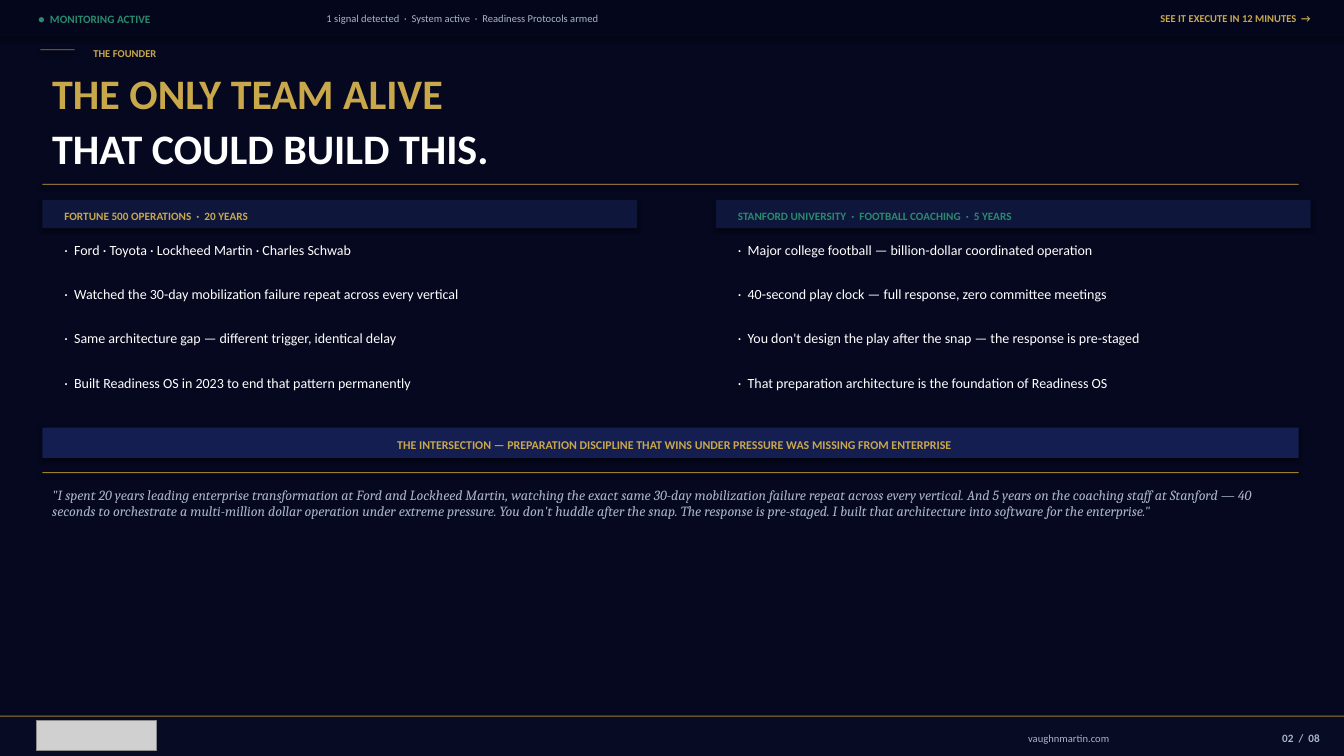
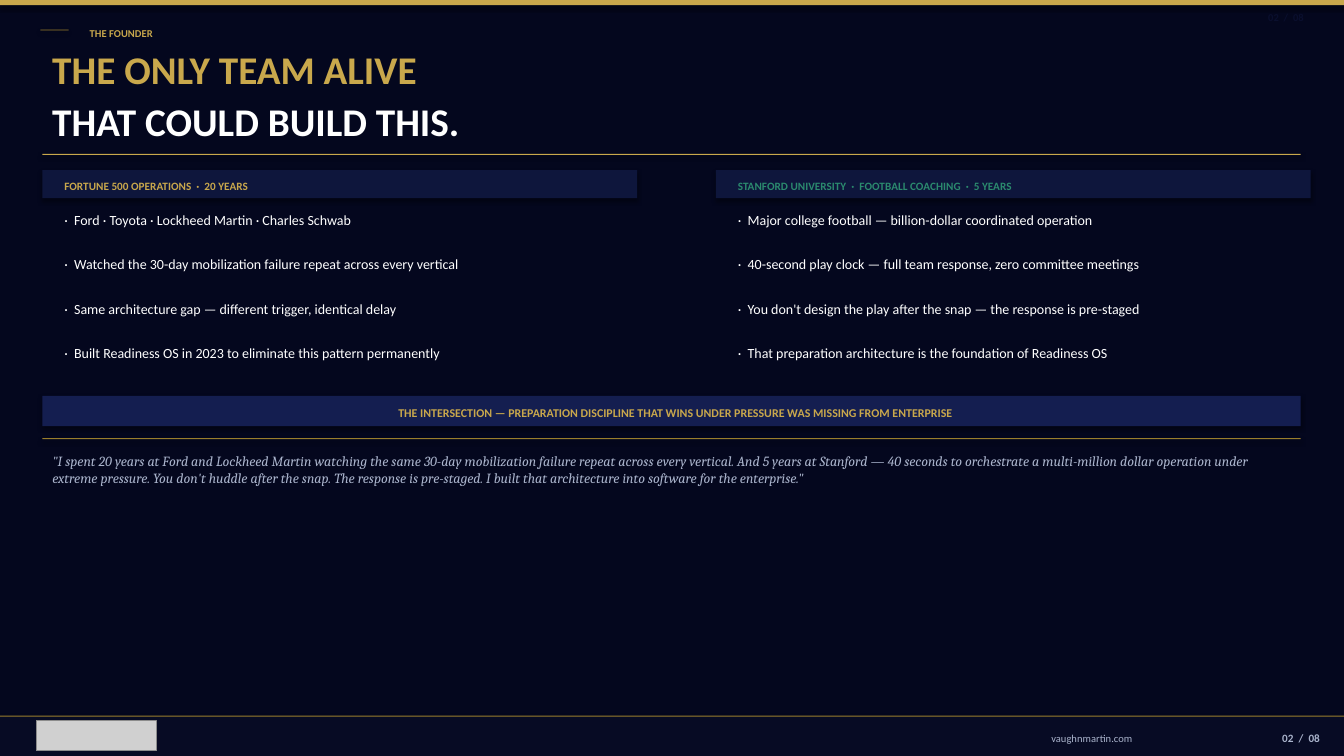
Before and after one commit to mbrunke18/CodePlatform1, a slide deck: slide 3 of attached_assets/VaughnMartin-Investor-Deck-v13-final.pptx. Drawn at 1344x756 pixels with LibreOffice and Linux fonts; fonts in the diff are those of the drawing; grey boxes stand for pictures; background and template pictures are left out. Boxes give left, top, right and bottom in pixels: in the first picture for what was removed or moved away, otherwise in the second. Text is boxed around its words. In the diff, an @@ line names an element or a change of style, - is before the commit and + after.

```diff
--- a/attached_assets/VaughnMartin-Investor-Deck-v13-final.pptx
+++ b/attached_assets/VaughnMartin-Investor-Deck-v13-final.pptx
@@ rectangle at [0, 0, 1344, 756]: fill #05081E to #04071E @@
@@ rectangle: place and size @@
-rectangle at [0, 0, 1344, 36]
+rectangle at [0, 0, 1344, 5]
@@ rectangle at [0, 0, 1344, 5]: fill #04071C to #C9A84C @@
@@ text added at [0, 6, 1314, 24], 7.5 pt, text #0A0F2E, bold @@
+02 / 08
@@ rectangle: place and size @@
-rectangle at [40, 49, 75, 50]
+rectangle at [40, 29, 69, 30]
@@ text removed at [50, 15, 150, 23] @@
-● MONITORING ACTIVE
@@ text "THE FOUNDER": place and size @@
-text "THE FOUNDER" at [93, 50, 157, 57]
+text "THE FOUNDER" at [90, 30, 153, 37]
@@ text removed at [326, 14, 598, 24] @@
-1 signal detected · System active · Readiness Protocols armed
@@ text removed at [1160, 15, 1296, 22] @@
-SEE IT EXECUTE IN 12 MINUTES →
@@ text "THE ONLY TEAM ALIVE": place and size @@
-text "THE ONLY TEAM ALIVE" at [52, 81, 443, 110]
+text "THE ONLY TEAM ALIVE" at [52, 58, 417, 85]
@@ text "THE ONLY TEAM ALIVE" at [52, 58, 417, 85]: size 30 to 28 pt @@
@@ text "THAT COULD BUILD THIS.": place and size @@
-text "THAT COULD BUILD THIS." at [52, 136, 488, 165]
+text "THAT COULD BUILD THIS." at [52, 110, 460, 137]
@@ text "THAT COULD BUILD THIS." at [52, 110, 460, 137]: size 30 to 28 pt @@
@@ text at [748, 259, 1139, 272]: text changed @@
-· 40-second play clock — full response, zero committee meetings
+· 40-second play clock — full team response, zero committee meetings
@@ text at [74, 348, 440, 361]: text changed @@
-· Built Readiness OS in 2023 to end that pattern permanently
+· Built Readiness OS in 2023 to eliminate this pattern permanently
@@ 9 texts, 4 rectangles: place and size @@
-9 texts, 4 rectangles at [42, 184, 1311, 458]
+9 texts, 4 rectangles at [42, 154, 1311, 426]
@@ rectangle: place and size @@
-rectangle at [42, 472, 1299, 473]
+rectangle at [42, 439, 1301, 440]
@@ text at [52, 456, 1247, 486]: text changed @@
-"I spent 20 years leading enterprise transformation at Ford and Lockheed Martin, watching the exact same 30-day mobilization failure repeat across every vertical. And 5 years on the coaching staff at Stanford — 40 seconds to orchestrate a multi-million dollar operation under extreme pressure. You don't huddle after the snap. The response is pre-staged. I built that architecture into software for the enterprise."
+"I spent 20 years at Ford and Lockheed Martin watching the same 30-day mobilization failure repeat across every vertical. And 5 years at Stanford — 40 seconds to orchestrate a multi-million dollar operation under extreme pressure. You don't huddle after the snap. The response is pre-staged. I built that architecture into software for the enterprise."
@@ text "vaughnmartin.com": place and size @@
-text "vaughnmartin.com" at [1028, 734, 1109, 744]
+text "vaughnmartin.com" at [1051, 734, 1132, 744]
```
Also in this commit, not shown: 9 other slides changed, 5 other files.
